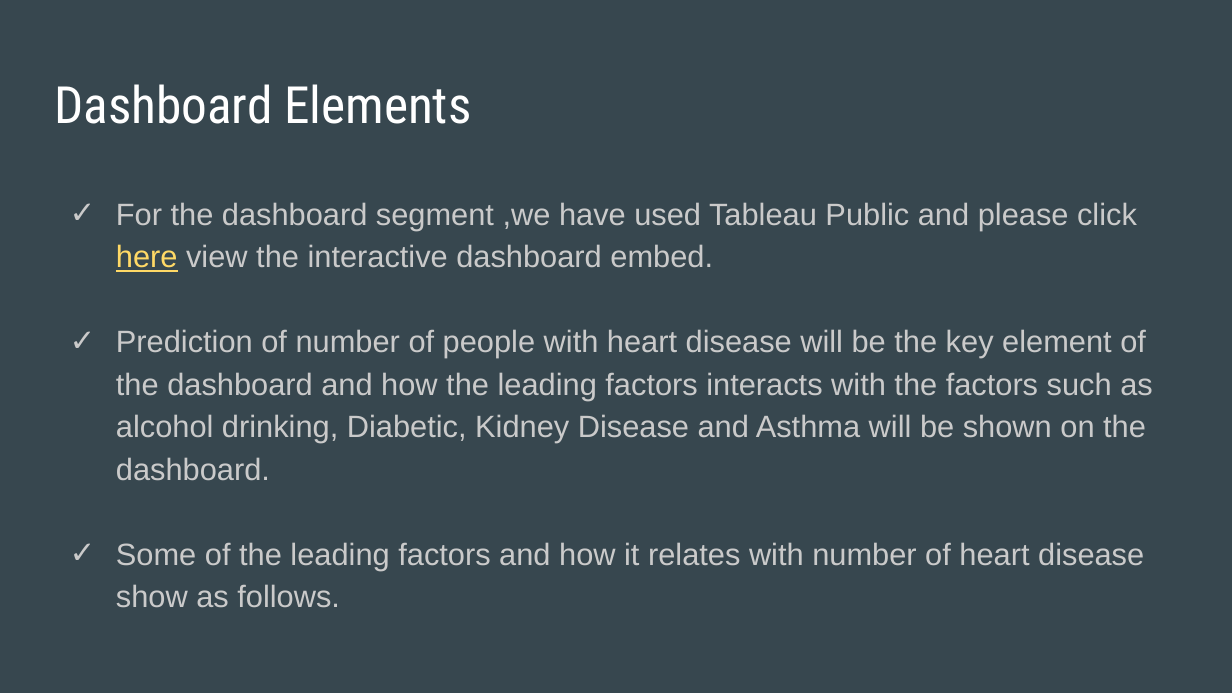
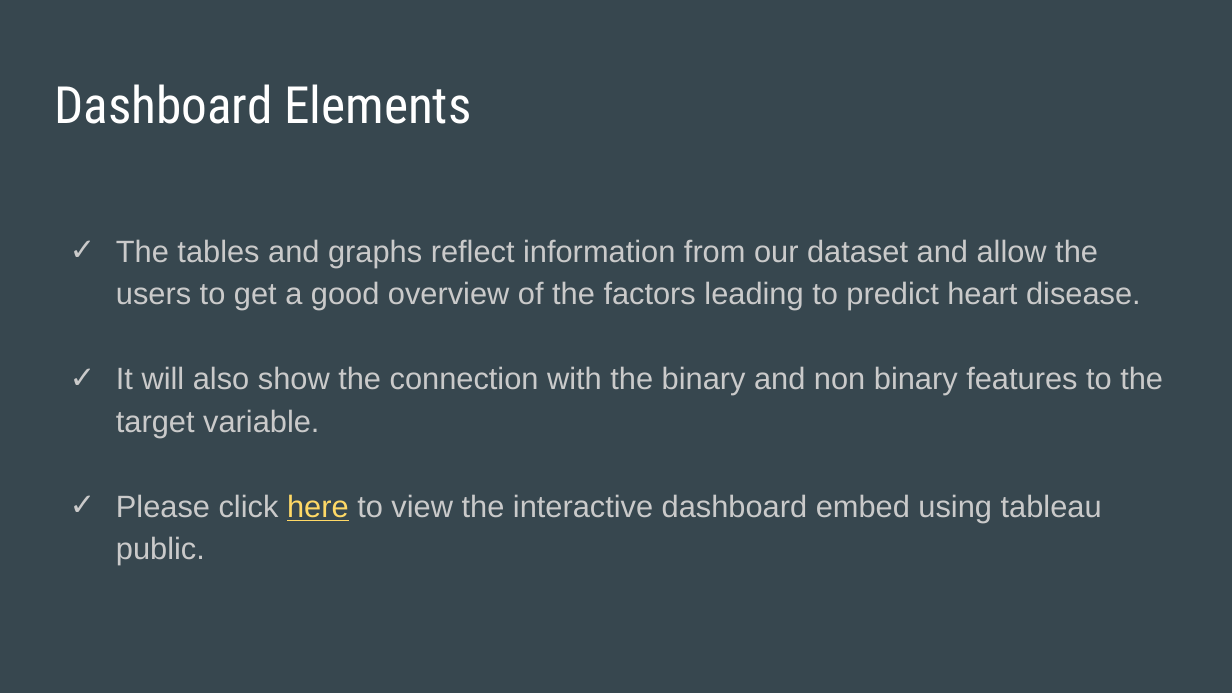
Before and after one commit to apombo90/Predicting_Heart_Disease, a slide deck: slide 22 of Final Project - Group 7.pptx (slide 21 before the commit). Drawn at 1232x693 pixels with LibreOffice and Linux fonts; fonts in the diff are those of the drawing. Boxes give left, top, right and bottom in pixels: in the first picture for what was removed or moved away, otherwise in the second. Text is boxed around its words. In the diff, an @@ line names an element or a change of style, - is before the commit and + after.

```diff
--- a/Final Project - Group 7.pptx
+++ b/Final Project - Group 7.pptx
@@ text at box(116, 239, 1163, 565): text changed @@
-✓ For the dashboard segment ,we have used Tableau Public and please click here view the interactive dashboard embed.
-✓ Prediction of number of people with heart disease will be the key element of the dashboard and how the leading factors interacts with the factors such as alcohol drinking, Diabetic, Kidney Disease and Asthma will be shown on the dashboard.
-✓ Some of the leading factors and how it relates with number of heart disease show as follows.
+✓ The tables and graphs reflect information from our dataset and allow the users to get a good overview of the factors leading to predict heart disease.
+✓ It will also show the connection with the binary and non binary features to the target variable.
+✓ Please click here to view the interactive dashboard embed using tableau public.
```
Also in this commit, not shown: 3 other slides changed, 4 other files.
